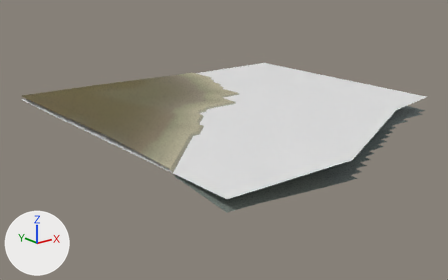
Renders of the glTF model eloria-assets/maps/continent-v2/ringholm/client/chunks/08_13/world.glb from each side of a commit.
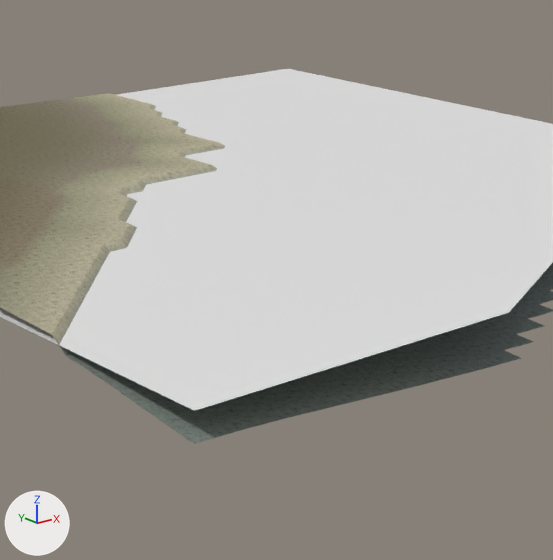
There are two pictures of each version: one whole from a 50 mm lens placed at (-229.3, -449.6, 43.0), pointed at (-125.2, -319.4, -9.0), one close up on the part from 33% to 83% of the width and 13% to 93% of the height. Arrows for +X, +Y and +Z are at lower left; the lights stay in place. The last two pictures show the newer version. Where no turn or scale is listed for an object, it has been applied to the vertices. Vertices at exactly the same position are counted once.

Objects in the first close-up: 'AuthoredGround_ringholmBase_ringholm_08_13', 'Water_ringholm_08_13' and 1 more.
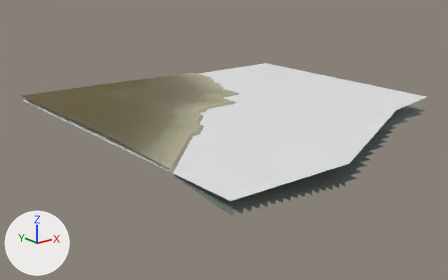
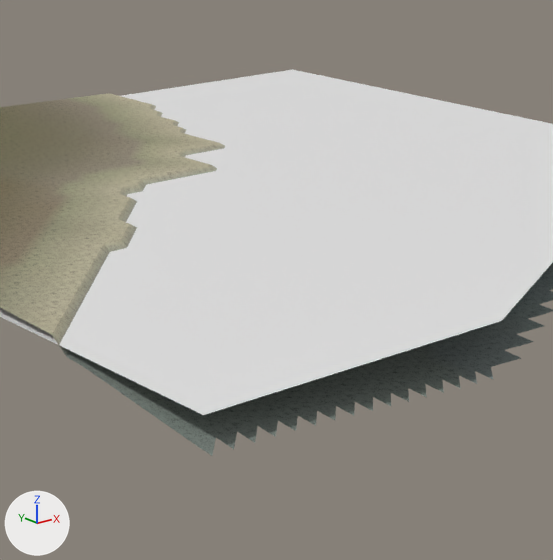
What differs and where, as boxes [x1, y1, x2, y2] in the close-ups (553 x 560 px):
'Water_ringholm_08_13', reshaped: before [0, 69, 553, 411]; after [0, 70, 553, 415]
'AuthoredGround_ringholmBase_ringholm_08_13', reshaped: before [0, 93, 553, 444]; after [0, 93, 553, 456]
part 2 of me_authoredground_ringholmbase_ringholm_08_13, added: after [195, 367, 493, 456]

Edits to the bpy script that builds the scene:
```text
Change me_water_ringholm_08_13:
    used by ob_water_ringholm_08_13; location = (-2710.0, 6841.0, 0.0)
    before: 2 (2641.0, -7115.0, 0.0) at pixel (288, 68), 4 (2545.0, -7115.0, 0.0), 5 (2545.0, -7211.0, 0.0) at pixel (194, 410)
    remove me_water_ringholm_08_13.from_pydata(...)  # 6 vertices, 4 faces; spans x 2545.0..2641.0, y -7211.0..-7115.0, z 0.0
    add me_water_ringholm_08_13.from_pydata(...)  # 6 vertices, 4 faces; spans x 2545.0..2641.0, y -7212.0..-7116.0, z 0.0
    me_water_ringholm_08_13 part 1
    add for i in [2, 4, 5]: me_water_ringholm_08_13.vertices[i].co += Vector((0.0, -1.0, 0.0))
    me_water_ringholm_08_13.vertices[3].co: (2578.9, -7211.0, 0.0) -> (2576.8, -7212.0, 0.0)  # pixel (508, 312) -> pixel (501, 320)
Change me_authoredground_ringholmbase_ringholm_08_13:
    used by ob_authoredground_ringholmbase_ringholm_08_13; location = (-2710.0, 6841.0, 0.0)
    verts and faces of me_authoredground_ringholmbase_ringholm_08_13; kept vertices keep their numbers, new ones are numbered from 2179
    before: 2161 (2545.0, -7211.0, -2.6) at pixel (194, 444), 2162 (2547.0, -7211.0, -2.6) at pixel (215, 437), 2163 (2549.0, -7211.0, -2.7) at pixel (237, 431), 2164 (2551.0, -7211.0, -2.8) at pixel (257, 425), 2165 (2553.0, -7211.0, -2.9) at pixel (277, 420)
    before: 2166 (2555.0, -7211.0, -3.0) at pixel (297, 415), 2167 (2557.0, -7211.0, -3.1) at pixel (317, 410), 2168 (2559.0, -7211.0, -3.3) at pixel (336, 405), 2169 (2561.0, -7211.0, -3.4) at pixel (354, 401), 2170 (2563.0, -7211.0, -3.5) at pixel (372, 396)
    before: 2171 (2565.0, -7211.0, -3.7) at pixel (390, 392), 2172 (2567.0, -7211.0, -3.8) at pixel (408, 388), 2173 (2569.0, -7211.0, -4.0) at pixel (425, 383), 2174 (2571.0, -7211.0, -4.1) at pixel (442, 379), 2175 (2573.0, -7211.0, -4.2) at pixel (458, 375)
    before: 2176 (2575.0, -7211.0, -4.3) at pixel (474, 370), 2177 (2577.0, -7211.0, -4.4) at pixel (490, 366)
    remove me_authoredground_ringholmbase_ringholm_08_13.from_pydata(...)  # 2179 vertices, 4172 faces; spans x 2545.0..2641.0, y -7211.0..-7115.0, z -4.6..1.3
    add me_authoredground_ringholmbase_ringholm_08_13.from_pydata(...)  # 2194 vertices, 4140 faces; spans x 2545.0..2641.0, y -7213.0..-7115.0, z -4.6..1.3
    me_authoredground_ringholmbase_ringholm_08_13 part 2
    add for new, old in zip([*range(2179, 2190)], [2161, *range(2163, 2171), 2172, 2176]): verts[new] = verts[old] + (0.0, -2.0, -0.2)
    add for new, old in zip([*range(2190, 2194)], [2171, 2173, 2174, 2175]): verts[new] = verts[old] + (0.0, -2.0, -0.1)
    add verts[2194] = (2547.0, -7213.0, -2.9)  # pixel (233, 449)
    add faces += [(2161, 2179, 2162), (2162, 2194, 2163), (2163, 2180, 2164), (2164, 2181, 2165), (2165, 2182, 2166), (2166, 2183, 2167)]
    add faces += [(2167, 2184, 2168), (2168, 2185, 2169), (2169, 2186, 2170), (2170, 2187, 2171), (2171, 2190, 2172), (2172, 2188, 2173)]
    add faces += [(2173, 2191, 2174), (2174, 2192, 2175), (2175, 2193, 2176), (2176, 2189, 2177)]
    other edits to the shape of me_authoredground_ringholmbase_ringholm_08_13 do not show in these pictures
```
